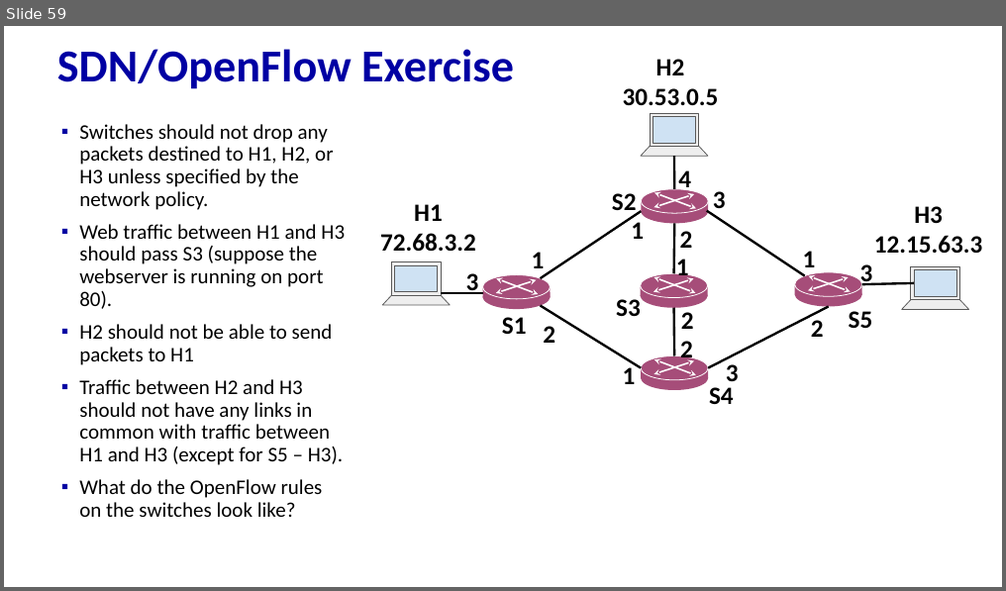
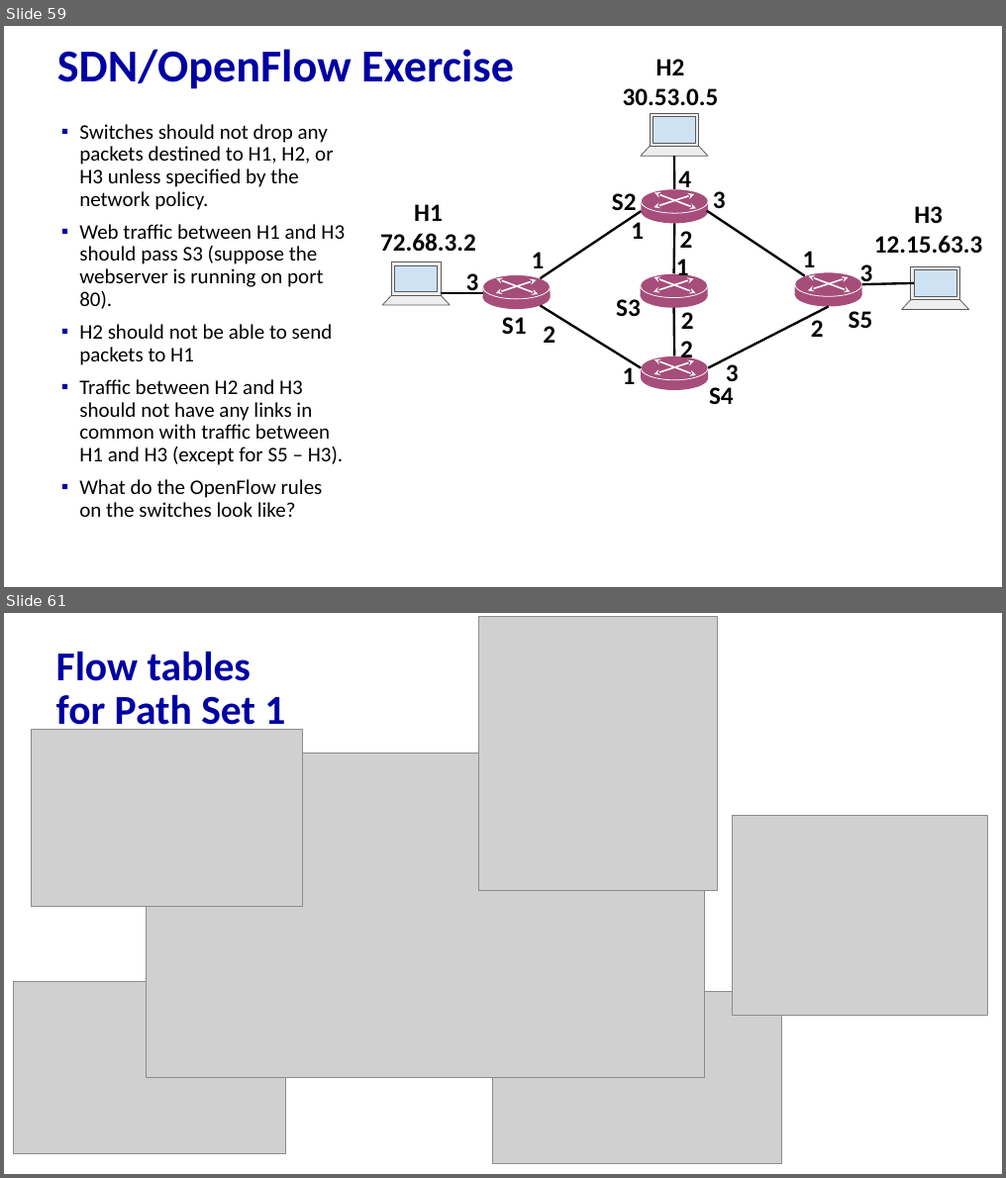
Before and after one commit to minmit/webpage, a slide deck: courses/CS456-F25/lectures/lec13.pptx. Shown one above the other, each under a label of ours: slide 59 before the commit, slides 59 and 61 after it; the slides between them are not shown. The pictures are 1006x591 and 1006x1178 pixels, drawn with LibreOffice and Linux fonts; fonts in the diff are those of the drawing; grey boxes stand for pictures. Boxes give left, top, right and bottom in pixels: in the first picture for what was removed or moved away, otherwise in the second. Text is boxed around its words. In the diff, an @@ line names an element or a change of style, - is before the commit and + after.

```diff
--- a/courses/CS456-F25/lectures/lec13.pptx
+++ b/courses/CS456-F25/lectures/lec13.pptx
@@ slide 61 added at (4,613,1002,1174), background #FFFFFF @@
@@ picture added at (478,616,718,890) @@
@@ title added at (56,651,285,735), 39.6 pt, text #0000A3, bold @@
+Flow tables for Path Set 1
@@ picture added at (31,730,303,907) @@
@@ picture added at (147,753,705,1077) @@
@@ picture added at (733,815,988,1015) @@
@@ picture added at (14,981,285,1154) @@
@@ picture added at (493,991,781,1163) @@
```
Also in this commit, not shown: 1 other slide added.
